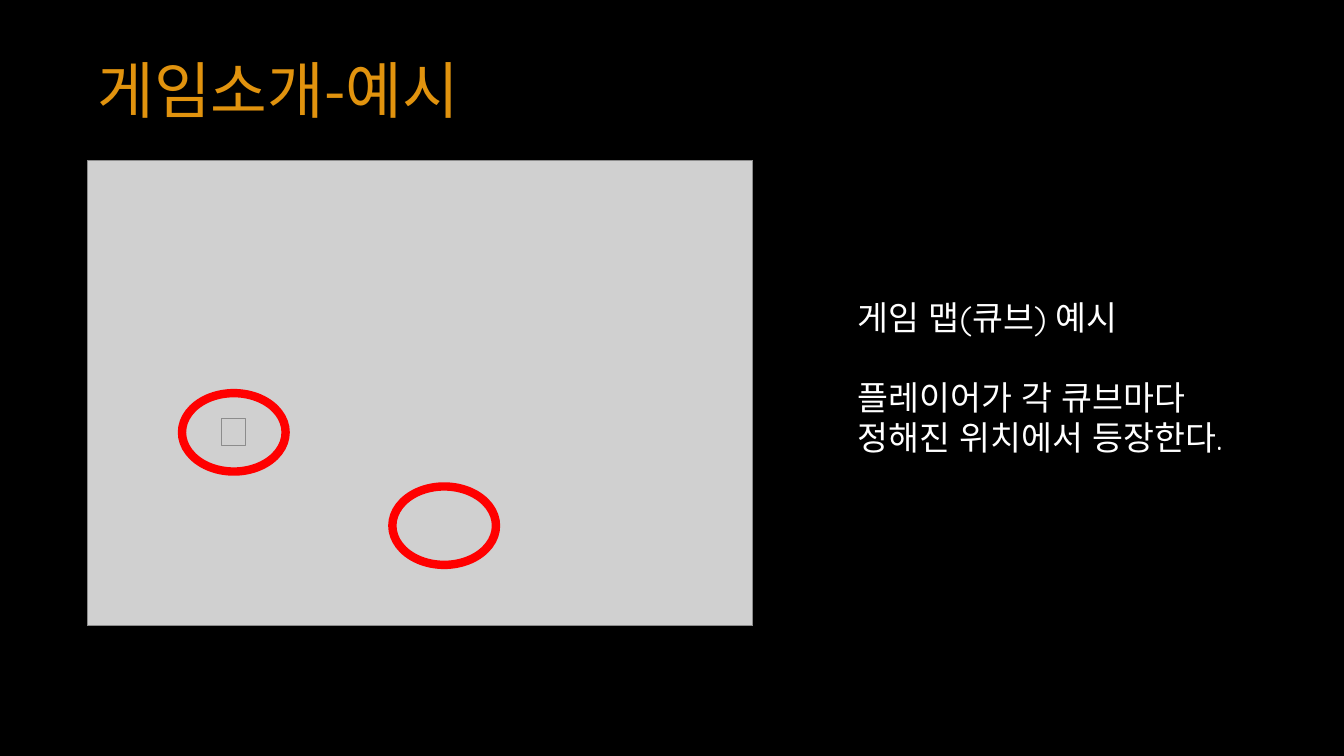
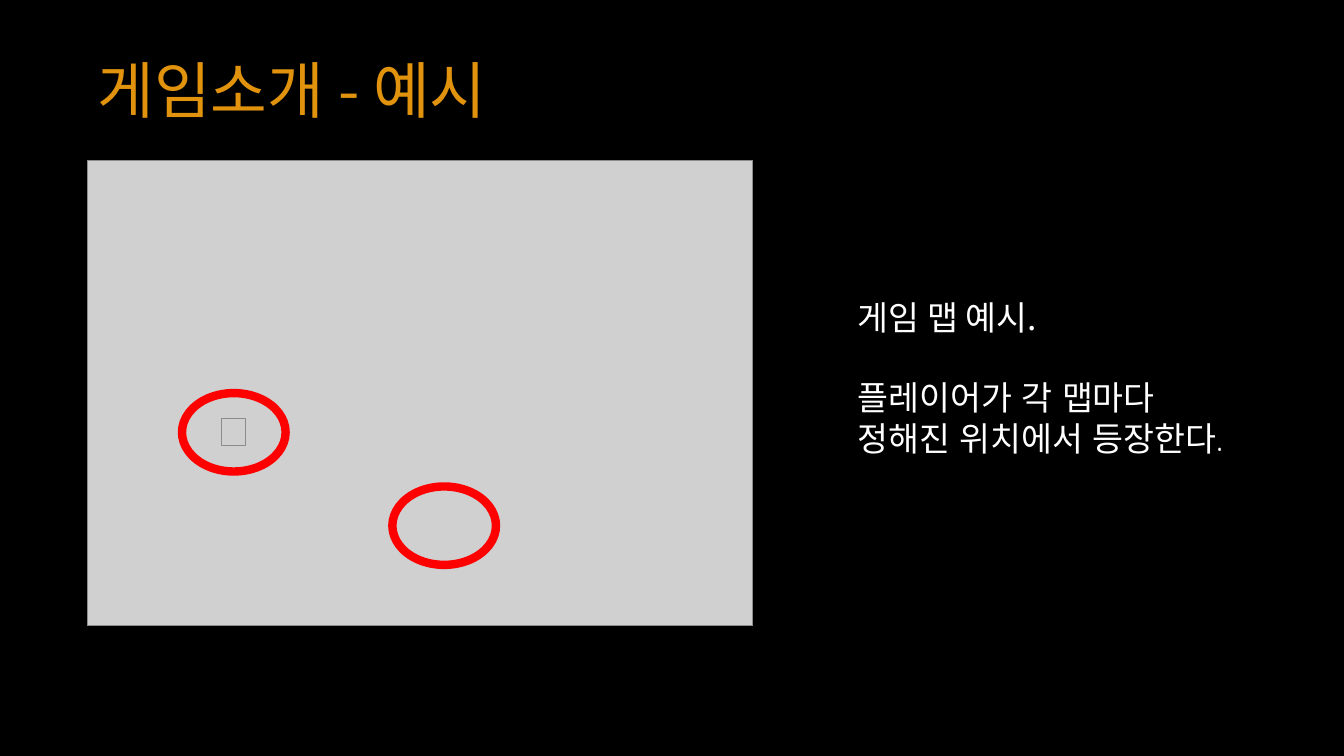
Before and after one commit to YKTeam/Room503, a slide deck: slide 9 of Document/Escape Cube(가제) ppt.pptx (slide 10 before the commit). Drawn at 1344x756 pixels with LibreOffice and Linux fonts; fonts in the diff are those of the drawing; grey boxes stand for pictures. Boxes give left, top, right and bottom in pixels: in the first picture for what was removed or moved away, otherwise in the second. Text is boxed around its words. In the diff, an @@ line names an element or a change of style, - is before the commit and + after.

```diff
--- a/Document/Escape Cube(가제) ppt.pptx
+++ b/Document/Escape Cube(가제) ppt.pptx
@@ text at box(97, 62, 486, 118): spaces changed @@
-게임소개-예시
+게임소개 - 예시
@@ text at box(858, 302, 1155, 413): text changed; font Quicksand to Noto Sans CJK KR @@
-게임 맵(큐브) 예시
-플레이어가 각 큐브마다
+게임 맵 예시.
+플레이어가 각 맵마다
```
Also in this commit, not shown: 9 other slides changed, 6 slides added, 3 slides removed.
